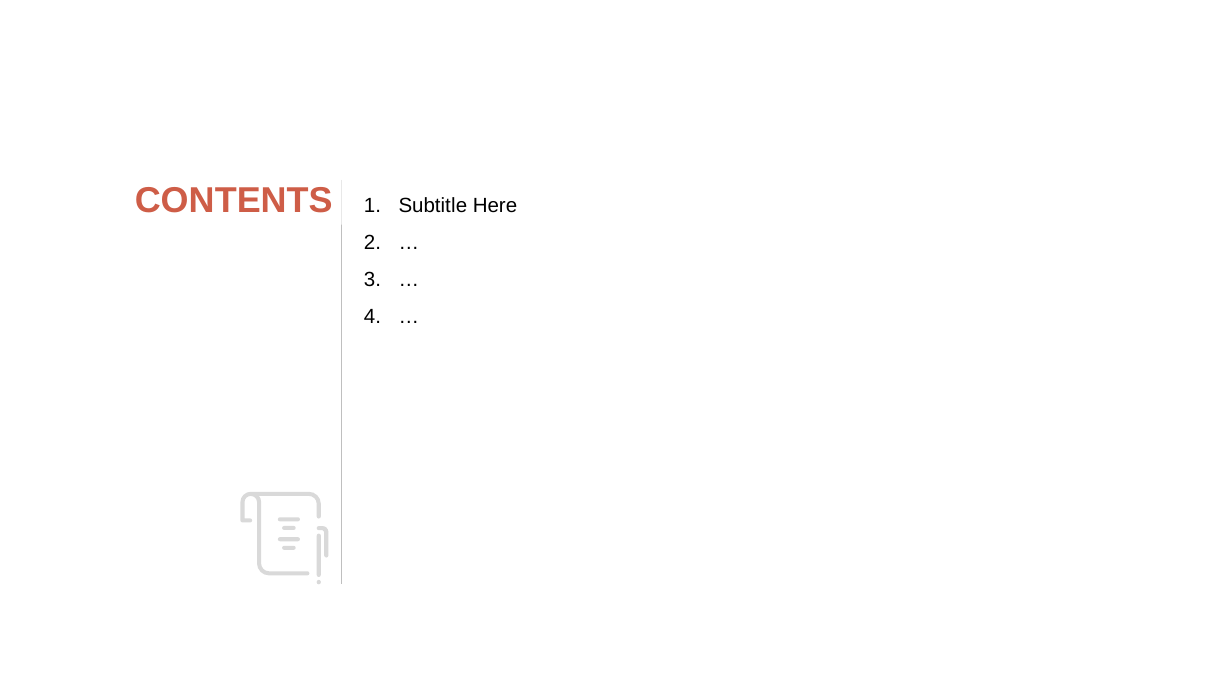
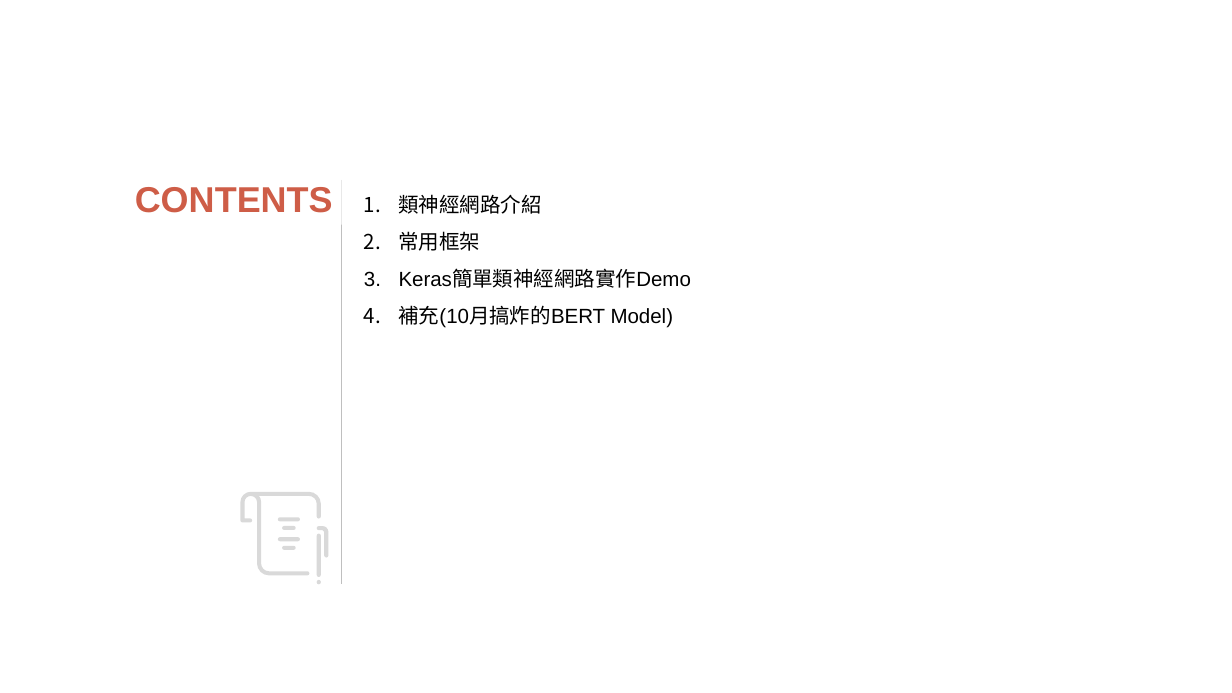
Before and after one commit to stereo720712/2020-11_2021-01_deep_learning_learn_report_record, a slide deck: slide 2 of 11_2_to_11__6_first/1.Deeping_learning_introduce.pptx. Drawn at 1232x693 pixels with LibreOffice and Linux fonts; fonts in the diff are those of the drawing. Boxes give left, top, right and bottom in pixels: in the first picture for what was removed or moved away, otherwise in the second. Text is boxed around its words. In the diff, an @@ line names an element or a change of style, - is before the commit and + after.

```diff
--- a/11_2_to_11__6_first/1.Deeping_learning_introduce.pptx
+++ b/11_2_to_11__6_first/1.Deeping_learning_introduce.pptx
@@ text at [399, 194, 691, 328]: text changed @@
-1. Subtit le Here
-2. …
-3. …
-4. …
+1. 類神經網路介紹
+2. 常用框架
+3. Keras簡單類神經網路實作Demo
+4. 補充(10月搞炸的BERT Model)
```
Also in this commit, not shown: 4 other slides changed, 9 slides added, 2 slides removed, 1 other file.
